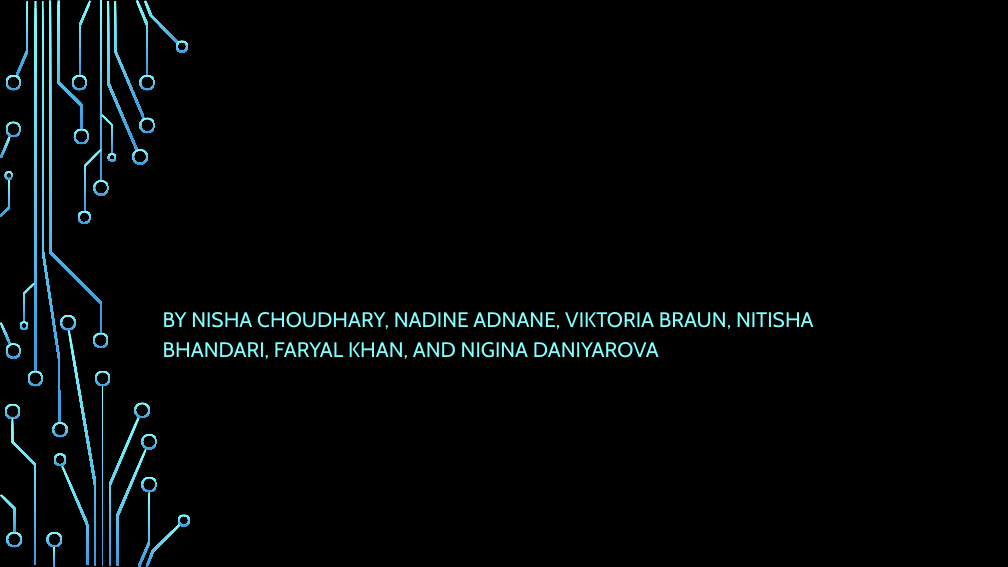
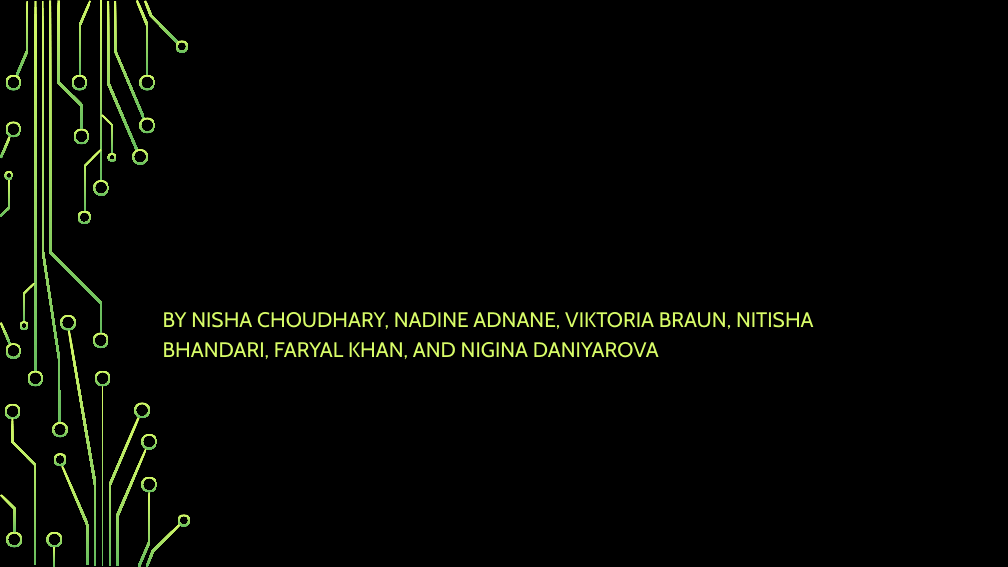
Before and after one commit to choudharynisha/Clarity-App, a slide deck: slide 1 of Demonstration/Estée Lauder Hackathon 2019 – Project Presentation, ~3 Minutes.pptx. Drawn at 1008x567 pixels with LibreOffice and Linux fonts; fonts in the diff are those of the drawing; background and template pictures are left out. Boxes give left, top, right and bottom in pixels: in the first picture for what was removed or moved away, otherwise in the second. Text is boxed around its words. In the diff, an @@ line names an element or a change of style, - is before the commit and + after.

Commit message:
Color Change (Blue → Green)

```diff
--- a/Demonstration/Estée Lauder Hackathon 2019 – Project Presentation, ~3 Minutes.pptx
+++ b/Demonstration/Estée Lauder Hackathon 2019 – Project Presentation, ~3 Minutes.pptx
@@ fill gradient #82FFFF to #3D97DE to gradient #D8FC68 to #66BD5F in 54 elements at [93, 180, 109, 196], [93, 333, 109, 349], [34, 1, 36, 371], [27, 371, 43, 386], [16, 1, 29, 76], [107, 2, 138, 150], [132, 149, 148, 165], [114, 1, 145, 119], [136, 0, 149, 76], [139, 117, 155, 133], [139, 75, 155, 91], [144, 1, 179, 44], [175, 40, 189, 52], [79, 1, 91, 76], [72, 75, 88, 91], [73, 129, 89, 144], [61, 465, 89, 566], [54, 453, 67, 466], [5, 75, 21, 91], [0, 322, 11, 344], [5, 343, 21, 359], [0, 136, 11, 159], [5, 122, 21, 138], [57, 1, 83, 129], [5, 404, 20, 420], [11, 418, 36, 565], [46, 532, 62, 547], [53, 547, 55, 567], [6, 532, 22, 547], [0, 495, 16, 533], [84, 149, 101, 212], [78, 211, 91, 225], [49, 1, 102, 333], [101, 114, 113, 154], [107, 153, 116, 162], [23, 283, 36, 322], [20, 321, 29, 330], [1, 179, 10, 216], [5, 171, 14, 180], [101, 386, 104, 566], [109, 417, 140, 566], [95, 371, 111, 386], [68, 330, 97, 566], [60, 315, 76, 330], [135, 402, 150, 418], [116, 448, 147, 566], [138, 492, 150, 567], [141, 434, 157, 450], [141, 476, 157, 492], [146, 523, 181, 567], [178, 514, 191, 526], [42, 1, 61, 423], [52, 422, 67, 437], [100, 1, 102, 181] @@
@@ subtitle "BY NISHA CHOUDHARY, NADINE ADNANE, ..." at [163, 312, 814, 359]: text colour #82FFFF to #D8FC68 @@
```
Also in this commit, not shown: 2 slides added.
